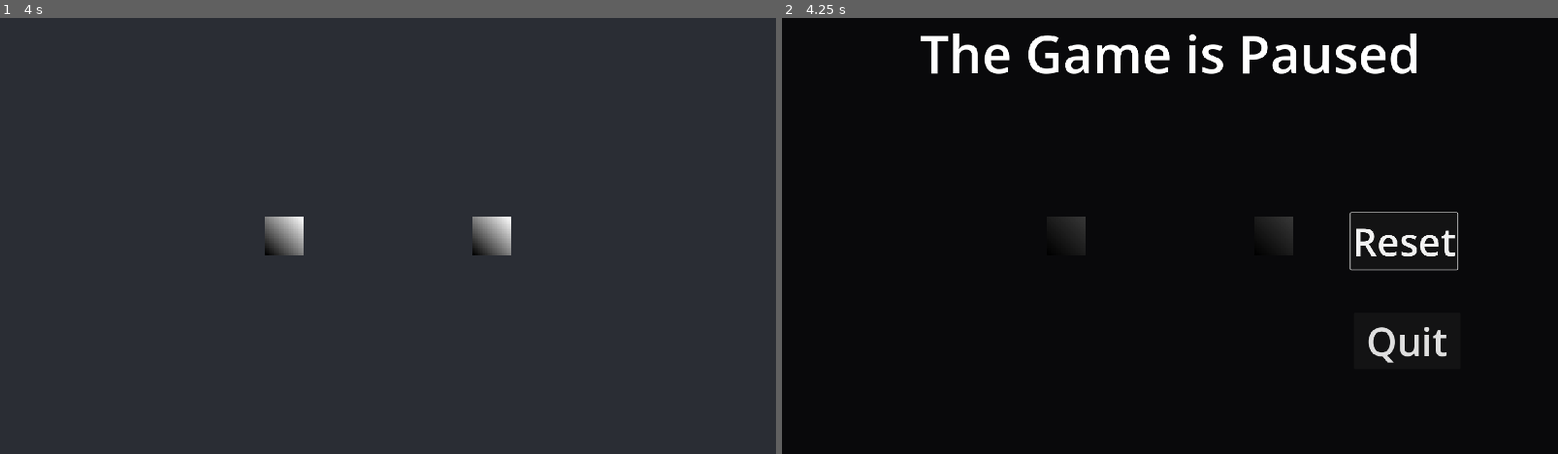
Above: before the commit, frames 1-2 (left to right).
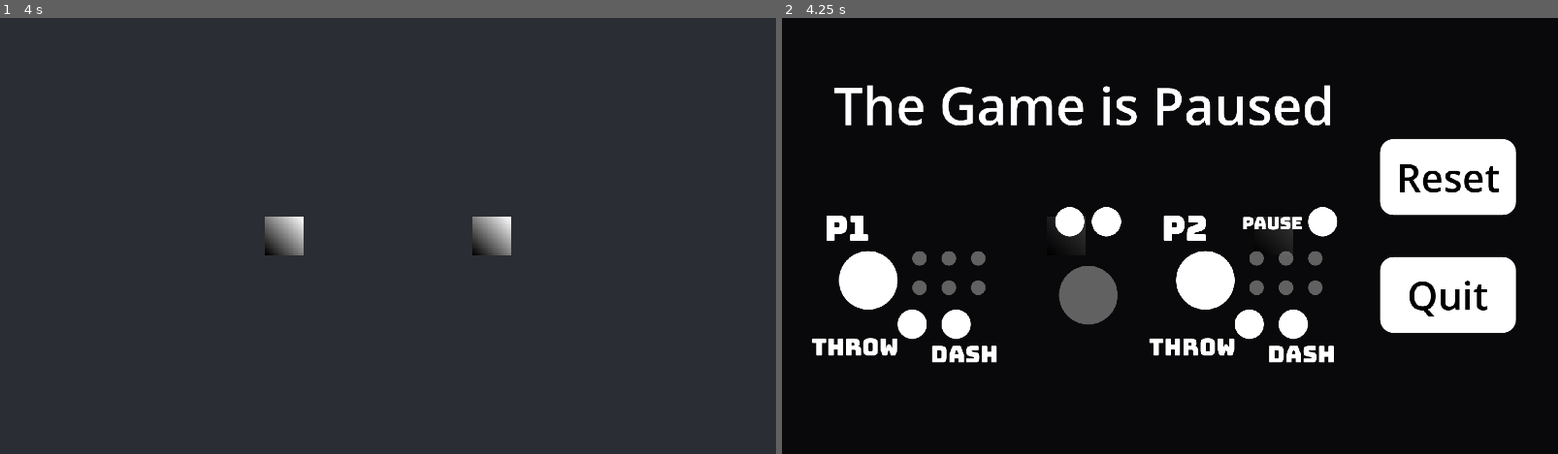
Above: after the commit, the same moments.

Repository: tm-nielsen/arcade-jam-2024
Game: Godot game, scene res://scenes/root.tscn
Two runs of this game, one before a commit and one after it. Both use one fixed random seed, a clock stepped at 60 frames per second and the inputs below.
Inputs (mouse positions are in pixels of both pictures, inside the frame that each line leads up to):
- Up to frame 1 (4 s): tap Enter at 0.5, 2, 3.5 s; move the mouse to (558, 214) at 0.52 s; tap Space at 1.25, 2.75 s; move the mouse to (232, 257) at 1.27 s; move the mouse to (465, 140) at 2.02 s; move the mouse to (349, 323) at 2.77 s; move the mouse to (620, 301) at 3.52 s
- Up to frame 2 (4.25 s): tap Middle mouse button (pause) at 4.15 s

Frame 1 is identical in both runs. In frame 2, 17% of the frame differs, in the area x 3-95%, y 3-80%.

Commit message:
Added input map to pause menu

Diff:
--- a/resources/ui_theme.tres
+++ b/resources/ui_theme.tres
@@ -1,4 +1,58 @@
-[gd_resource type="Theme" format=3 uid="uid://duhqroiyu3101"]
+[gd_resource type="Theme" load_steps=4 format=3 uid="uid://duhqroiyu3101"]
+
+[sub_resource type="StyleBoxFlat" id="StyleBoxFlat_y48uf"]
+bg_color = Color(1, 1, 1, 1)
+border_width_left = 16
+border_width_top = 16
+border_width_right = 16
+border_width_bottom = 16
+border_color = Color(1, 1, 1, 1)
+corner_radius_top_left = 32
+corner_radius_top_right = 32
+corner_radius_bottom_right = 32
+corner_radius_bottom_left = 32
+expand_margin_left = 24.0
+expand_margin_top = 12.0
+expand_margin_right = 24.0
+expand_margin_bottom = 12.0
+
+[sub_resource type="StyleBoxFlat" id="StyleBoxFlat_nn3s1"]
+bg_color = Color(1, 1, 1, 1)
+border_width_left = 16
+border_width_top = 16
+border_width_right = 16
+border_width_bottom = 16
+border_color = Color(1, 1, 1, 1)
+corner_radius_top_left = 32
+corner_radius_top_right = 32
+corner_radius_bottom_right = 32
+corner_radius_bottom_left = 32
+expand_margin_left = 24.0
+expand_margin_top = 12.0
+expand_margin_right = 24.0
+expand_margin_bottom = 12.0
+
+[sub_resource type="StyleBoxFlat" id="StyleBoxFlat_5rsem"]
+bg_color = Color(0, 0, 0, 1)
+border_width_left = 16
+border_width_top = 16
+border_width_right = 16
+border_width_bottom = 16
+corner_radius_top_left = 32
+corner_radius_top_right = 32
+corner_radius_bottom_right = 32
+corner_radius_bottom_left = 32
+expand_margin_left = 24.0
+expand_margin_top = 12.0
+expand_margin_right = 24.0
+expand_margin_bottom = 12.0
 
 [resource]
 default_font_size = 96
+BoxContainer/constants/separation = 128
+Button/colors/font_color = Color(0.8, 0.8, 0.8, 1)
+Button/colors/font_focus_color = Color(0, 0, 0, 1)
+Button/colors/font_hover_color = Color(0, 0, 0, 1)
+Button/styles/focus = SubResource("StyleBoxFlat_y48uf")
+Button/styles/hover = SubResource("StyleBoxFlat_nn3s1")
+Button/styles/normal = SubResource("StyleBoxFlat_5rsem")
--- a/scenes/root.tscn
+++ b/scenes/root.tscn
@@ -1,8 +1,9 @@
-[gd_scene load_steps=4 format=3 uid="uid://cxsguugdspvps"]
+[gd_scene load_steps=5 format=3 uid="uid://cxsguugdspvps"]
 
 [ext_resource type="PackedScene" uid="uid://bni3066uriymy" path="res://scenes/game.tscn" id="1_qbhji"]
 [ext_resource type="Theme" uid="uid://duhqroiyu3101" path="res://resources/ui_theme.tres" id="1_xtmch"]
 [ext_resource type="Script" path="res://scripts/pause_menu.gd" id="3_ld4r0"]
+[ext_resource type="Texture2D" uid="uid://bn1q5tdhdpcoq" path="res://sprites/input_map.png" id="4_2esfw"]
 
 [node name="Root" type="Control"]
 texture_filter = 1
@@ -51,8 +52,8 @@
 grow_horizontal = 2
 grow_vertical = 2
 script = ExtResource("3_ld4r0")
-reset_button = NodePath("ResetButton")
-quit_button = NodePath("QuitButton")
+reset_button = NodePath("VBoxContainer/ResetButton")
+quit_button = NodePath("VBoxContainer/QuitButton")
 
 [node name="ColorRect" type="ColorRect" parent="PauseMenu"]
 layout_mode = 1
@@ -65,28 +66,37 @@
 
 [node name="Label" type="Label" parent="PauseMenu"]
 layout_mode = 1
-anchors_preset = 5
-anchor_left = 0.5
-anchor_right = 0.5
-offset_left = -618.5
-offset_right = 618.5
-offset_bottom = 175.0
-grow_horizontal = 2
+anchors_preset = -1
+offset_left = 128.0
+offset_top = 128.0
 theme_override_font_sizes/font_size = 128
 text = "The Game is Paused"
 
-[node name="ResetButton" type="Button" parent="PauseMenu"]
+[node name="InputMap" type="TextureRect" parent="PauseMenu"]
 layout_mode = 0
-offset_left = 1407.0
-offset_top = 483.0
-offset_right = 1671.0
-offset_bottom = 623.0
+offset_left = 32.0
+offset_top = 360.0
+offset_right = 1392.0
+offset_bottom = 960.0
+texture = ExtResource("4_2esfw")
+expand_mode = 2
+stretch_mode = 5
+
+[node name="VBoxContainer" type="VBoxContainer" parent="PauseMenu"]
+layout_mode = 1
+anchors_preset = -1
+anchor_left = 1.0
+anchor_top = 0.5
+anchor_right = 1.0
+anchor_bottom = 0.5
+offset_right = -128.0
+grow_horizontal = 0
+grow_vertical = 2
+
+[node name="ResetButton" type="Button" parent="PauseMenu/VBoxContainer"]
+layout_mode = 2
 text = "Reset"
 
-[node name="QuitButton" type="Button" parent="PauseMenu"]
-layout_mode = 0
-offset_left = 1415.0
-offset_top = 730.0
-offset_right = 1679.0
-offset_bottom = 870.0
+[node name="QuitButton" type="Button" parent="PauseMenu/VBoxContainer"]
+layout_mode = 2
 text = "Quit"
--- a/scripts/pause_menu.gd
+++ b/scripts/pause_menu.gd
@@ -23,7 +23,6 @@
   reset_button.grab_focus()
 
 func reset_game():
-  print("reset button preseed")
   get_tree().reload_current_scene()
 
 func quit_game():
Binary file added: sprites/input_map.png
Not shown, added: sprites/input_map.png.import
